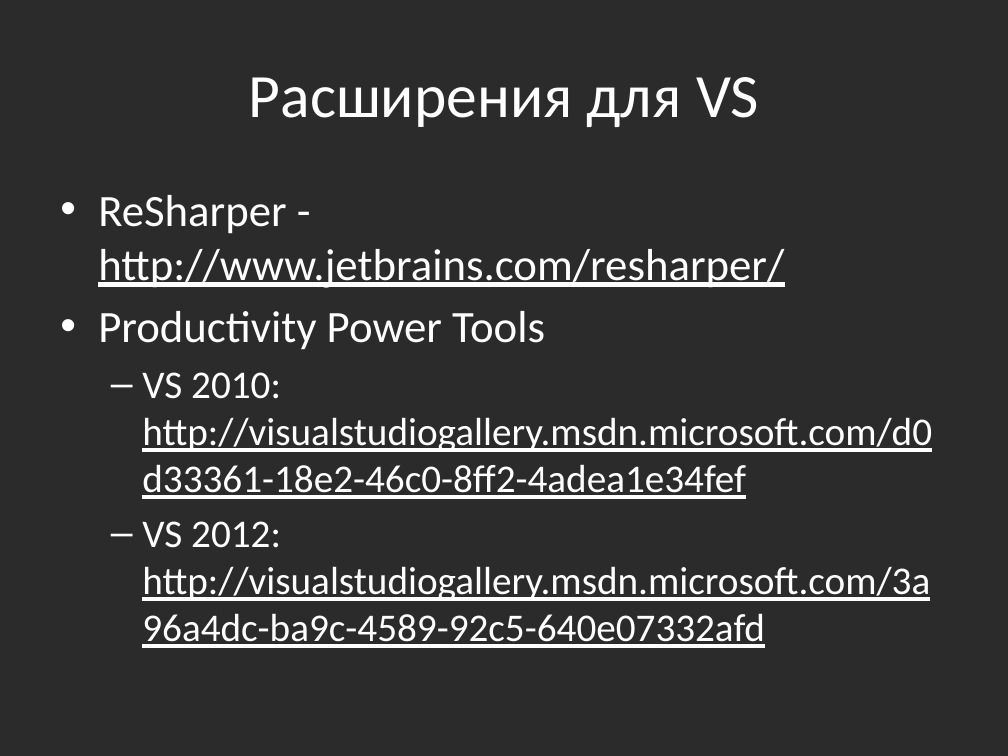
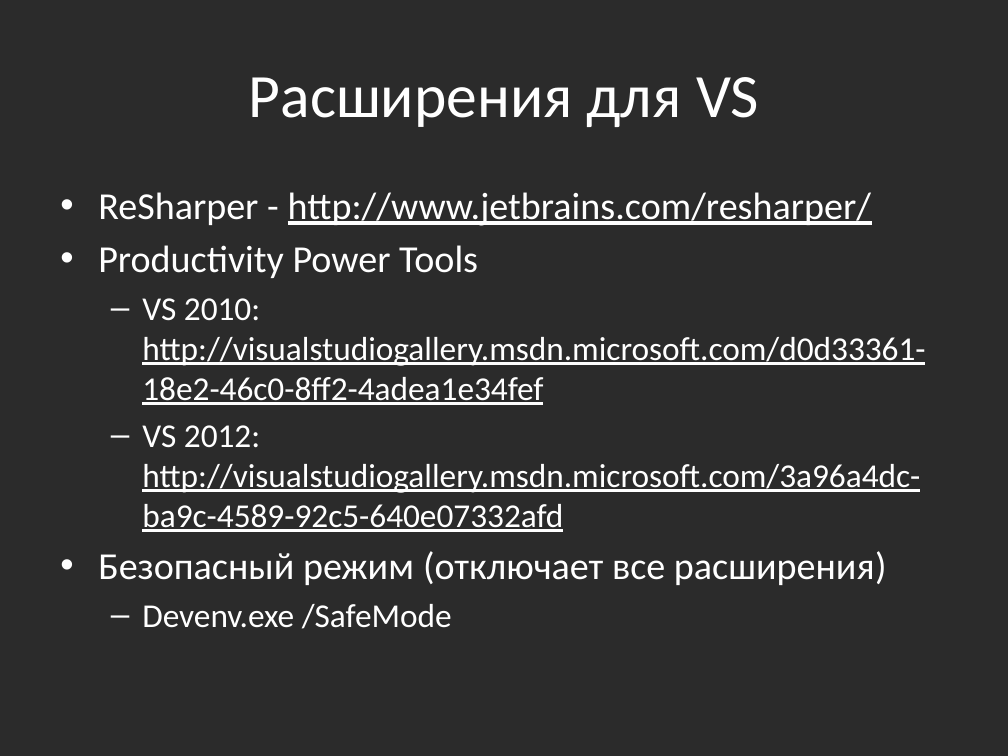
Before and after one commit to bazile/Training, a slide deck: slide 7 of Presentation/visual-studio.pptx (slide 5 before the commit). Drawn at 1008x756 pixels with LibreOffice and Linux fonts; fonts in the diff are those of the drawing; background and template pictures are left out; a plain dark background stands for a picture behind light text. Boxes give left, top, right and bottom in pixels: in the first picture for what was removed or moved away, otherwise in the second. Text is boxed around its words. In the diff, an @@ line names an element or a change of style, - is before the commit and + after.

```diff
--- a/Presentation/visual-studio.pptx
+++ b/Presentation/visual-studio.pptx
@@ text at [98,192,925,532]: size 32 to 27.2 pt in "ReSharper - http://www.jetbrains.com/resharper/", "Productivity Power Tools"; size 28 to 23.8 pt in "VS 2010: http://visualstudiogallery.msdn.microsoft.com/d0d33 ...", "VS 2012: http://visualstudiogallery.msdn.microsoft.com/3a96a ..." @@
@@ text at [98,551,887,629]: paragraphs added @@
+• Безопасный режим (отключает все расширения)
+  – Devenv.exe /SafeMode
```
Also in this commit, not shown: 1 other slide changed, 3 slides added, 1 slide removed, 2 other files.
